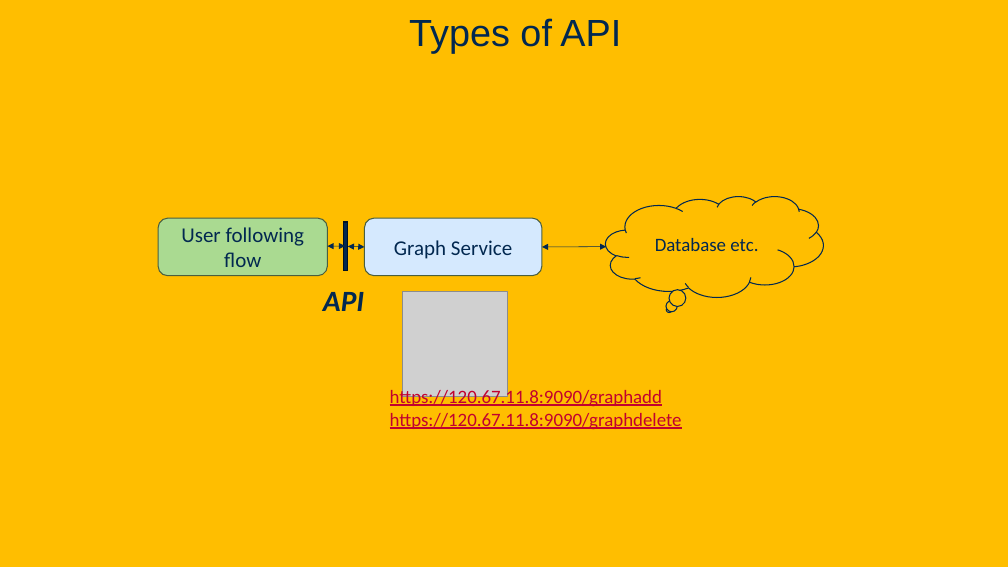
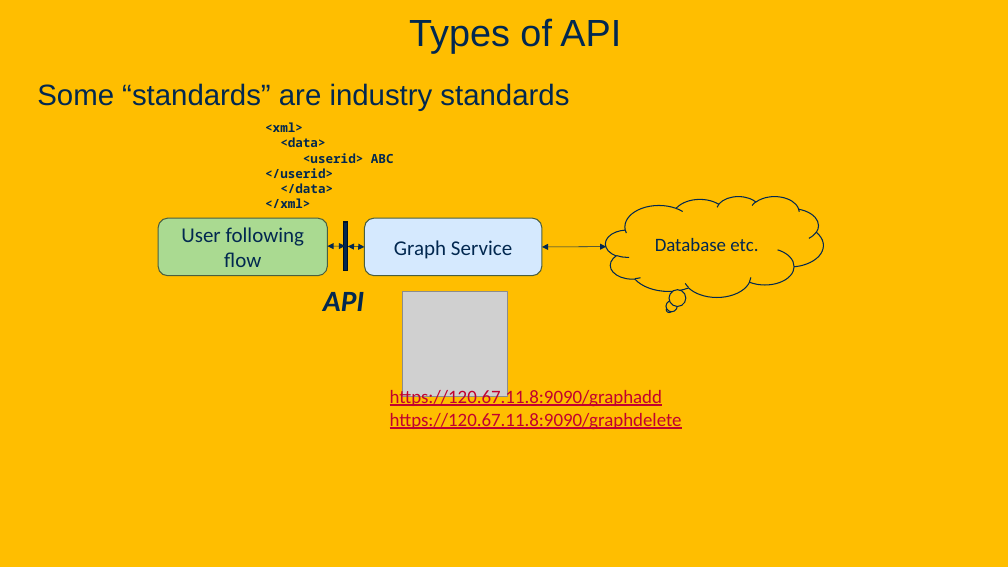
Before and after one commit to davsec-teaching/ecs160-f25, a slide deck: slide 24 of slides/1_logistics_and_course_introduction.pptx (slide 23 before the commit). Drawn at 1008x567 pixels with LibreOffice and Linux fonts; fonts in the diff are those of the drawing; grey boxes stand for pictures; background and template pictures are left out. Boxes give left, top, right and bottom in pixels: in the first picture for what was removed or moved away, otherwise in the second. Text is boxed around its words. In the diff, an @@ line names an element or a change of style, - is before the commit and + after.

```diff
--- a/slides/1_logistics_and_course_introduction.pptx
+++ b/slides/1_logistics_and_course_introduction.pptx
@@ text added at bbox=[37, 83, 569, 111], 28 pt, text #022850 @@
+Some “standards” are industry standards
@@ text added at bbox=[265, 122, 394, 208], 12 pt, text #022850, bold @@
+<xml>
+<data>
+<userid> ABC </userid>
+</data>
+</xml>
```
Also in this commit, not shown: 19 other slides changed, 4 slides added, 1 other file.
